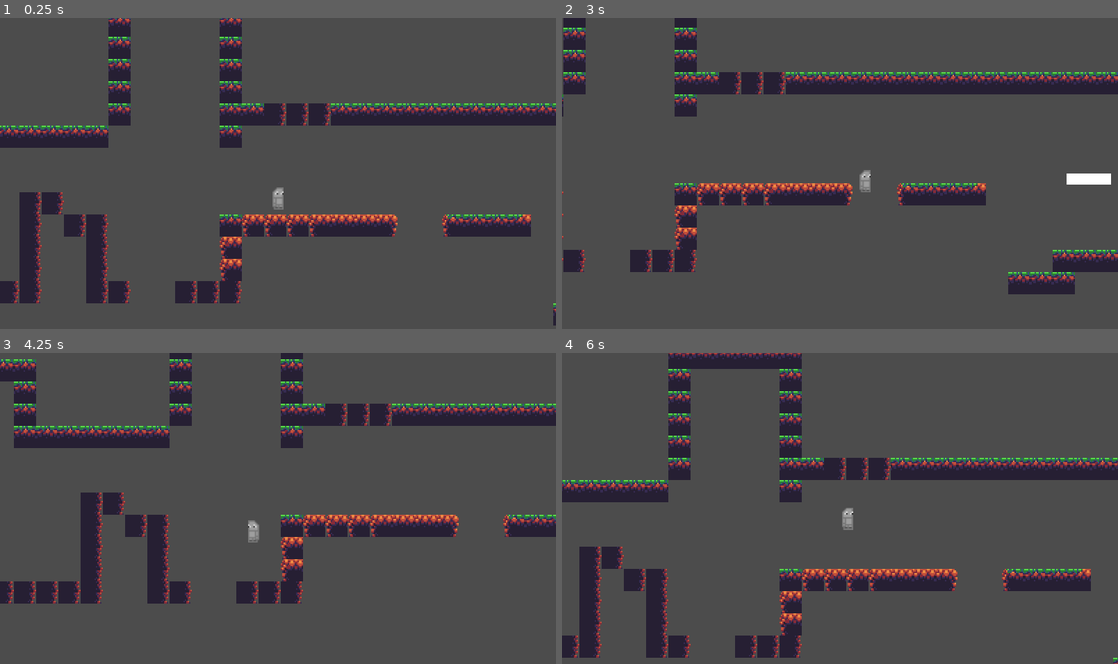
Above: before the commit, frames 1-4 (two rows, left to right).
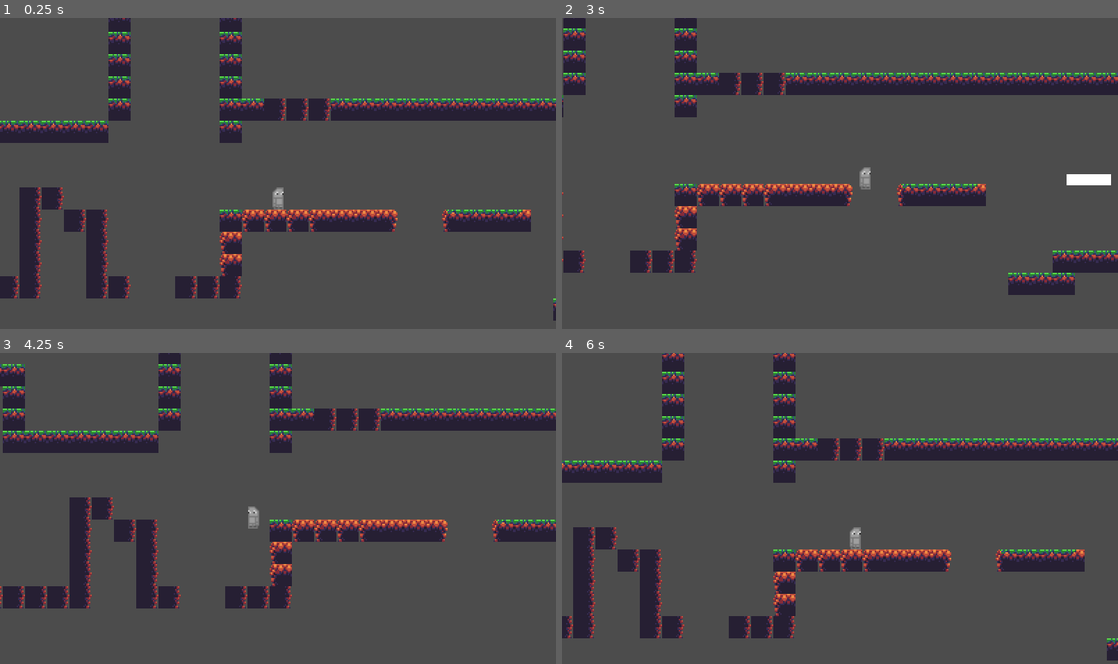
Above: after the commit, the same moments.

Repository: 4RandomProgrammer/Graviton
Game: Godot game, scene res://Areas/World.tscn
The game is run twice, just before and just after one commit, with the same random seed, the same clock (stepped at 60 frames per second) and the same inputs. The engine's default icon, where the game draws it, is replaced by a stand-in: a white triangle on a blue panel in a dark square.
Inputs:
- Up to frame 1 (0.25 s): no input
- Up to frame 2 (3 s): hold Right (ui_right) 0.53-1.28 s; hold Left (ui_left) 1.28-2.03 s; hold Right (ui_right) from 2.03 s (still down)
- Up to frame 3 (4.25 s): release Right (ui_right) at 3.53 s; hold Left (ui_left) from 3.53 s (still down)
- Up to frame 4 (6 s): release Left (ui_left) at 5.78 s; hold Right (ui_right) from 5.78 s (still down)

The runs differ from the first frame. In frame 1, 11% of the frame differs, in the area x 0-100%, y 0-99%; in frame 2, 3.3%; in frame 3, 17%; in frame 4, 26%, in the area x 0-100%, y 0-100%.

Commit message:
Trampolim

Diff:
--- a/Graviton/Areas/World.tscn
+++ b/Graviton/Areas/World.tscn
@@ -1,10 +1,11 @@
-[gd_scene load_steps=8 format=2]
+[gd_scene load_steps=9 format=2]
 
 [ext_resource path="res://Src/Player/Player.tscn" type="PackedScene" id=1]
 [ext_resource path="res://Assets/TileSet/tileset.tres" type="TileSet" id=2]
 [ext_resource path="res://Src/Engine/DeathZone.tscn" type="PackedScene" id=3]
 [ext_resource path="res://Src/SpecialThing/FallingPlatform.tscn" type="PackedScene" id=4]
 [ext_resource path="res://Src/SpecialThing/ResetJump.tscn" type="PackedScene" id=5]
+[ext_resource path="res://Src/SpecialThing/Trampolim.tscn" type="PackedScene" id=6]
 
 [sub_resource type="RectangleShape2D" id=1]
 extents = Vector2( 745.942, 2 )
@@ -24,7 +25,7 @@
 tile_set = ExtResource( 2 )
 cell_size = Vector2( 16, 16 )
 format = 1
-tile_data = PoolIntArray( -1769473, 3, 0, -1835008, 3, 0, -4 …(984 unchanged characters)… 0, -196593, 10, 0, -196592, 10, 0, -196591, 10, 0, -196590, 10, 0, -196589, 10, 0, -196588, 10, 0, -196587, 10, 0, -196579, 10, 0, -65559, 10, 0, -65554, 10, 0, …(1066 unchanged characters)…
+tile_data = PoolIntArray( -1769473, 3, 0, -1835008, 3, 0, -4 …(984 unchanged characters)… 0, -196593, 10, 0, -196592, 10, 0, -196579, 10, 0, -65559, 10, 0, -65554, 10, 0, …(1066 unchanged characters)…
 __meta__ = {
 "_edit_lock_": true
 }
@@ -64,6 +65,9 @@
 [node name="ResetJump" parent="." instance=ExtResource( 5 )]
 position = Vector2( 476, 5 )
 
+[node name="Trampolim" parent="." instance=ExtResource( 6 )]
+position = Vector2( 340, 41 )
+
 [editable path="DeathZone"]
 
 [editable path="DeathZone2"]
--- a/Graviton/Src/Player/Player.gd
+++ b/Graviton/Src/Player/Player.gd
@@ -1,6 +1,7 @@
 extends KinematicBody2D
 
-const GRAVITY = 135
+const GRAVITY = 40
+const MAXGRAVITY = 240
 const SPEED = 100
 
 export (int)var MaxHealth = 3
@@ -15,11 +16,12 @@
 func _physics_process(_delta):
 
 	movement.y += gravityOrder * GRAVITY
+	print(movement.y)
 
 	if gravityOrder == 1:
-		movement.y = min(movement.y,GRAVITY)
+		movement.y = min(movement.y,MAXGRAVITY)
 	else:
-		movement.y = max(movement.y,-GRAVITY)
+		movement.y = max(movement.y,-MAXGRAVITY)
 
 	if Input.is_action_pressed("ui_right"):
 		Esprite.flip_h = false
@@ -52,5 +54,8 @@
 func set_invert_counter(value):
 	InvertCounter = value
 
-func _on_CollisionDetector_body_entered(body):
+func _on_CollisionDetector_body_entered(_body):
 	InvertCounter = 0
+
+func add_gravity(value):
+	movement.y = value
--- a/Graviton/Src/SpecialThing/FallingPlatform.gd
+++ b/Graviton/Src/SpecialThing/FallingPlatform.gd
@@ -17,7 +17,7 @@
 	position += velocity * delta
 
 
-func collide_with(collision : KinematicCollision2D, collider : KinematicBody2D):
+func collide_with(_collision : KinematicCollision2D, _collider : KinematicBody2D):
 	if !is_triggered:
 		is_triggered = true
 		animation_player.play("Shake")
@@ -33,6 +33,6 @@
 	collision_layer = temp
 	is_triggered = false
 
-func _on_AnimationPlayer_animation_finished(anim_name):
+func _on_AnimationPlayer_animation_finished(_anim_name):
 	set_physics_process(true)
 	timer.start(reset_time)
--- /dev/null
+++ b/Graviton/Src/SpecialThing/Trampolim.gd
@@ -0,0 +1,7 @@
+extends Area2D
+
+
+
+func _on_Trampolim_body_entered(body):
+	if body.has_method("add_gravity"):
+		body.add_gravity(-750)
--- /dev/null
+++ b/Graviton/Src/SpecialThing/Trampolim.tscn
@@ -0,0 +1,15 @@
+[gd_scene load_steps=3 format=2]
+
+[ext_resource path="res://Src/SpecialThing/Trampolim.gd" type="Script" id=1]
+
+[sub_resource type="RectangleShape2D" id=1]
+extents = Vector2( 8, 4 )
+
+[node name="Trampolim" type="Area2D"]
+collision_layer = 2
+collision_mask = 2
+script = ExtResource( 1 )
+
+[node name="CollisionShape2D" type="CollisionShape2D" parent="."]
+shape = SubResource( 1 )
+[connection signal="body_entered" from="." to="." method="_on_Trampolim_body_entered"]
